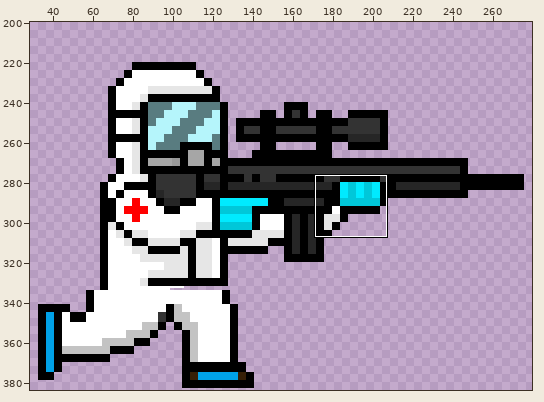
Edited in one commit: sprite sheet (Zombi Slayers/Assets/Resources/Arts/Player Characters/derrick_animation_frames/derrick_run1.png). The first picture is a wide view before the edit; the outline marks the close-up.
Close-up. Before the edit:
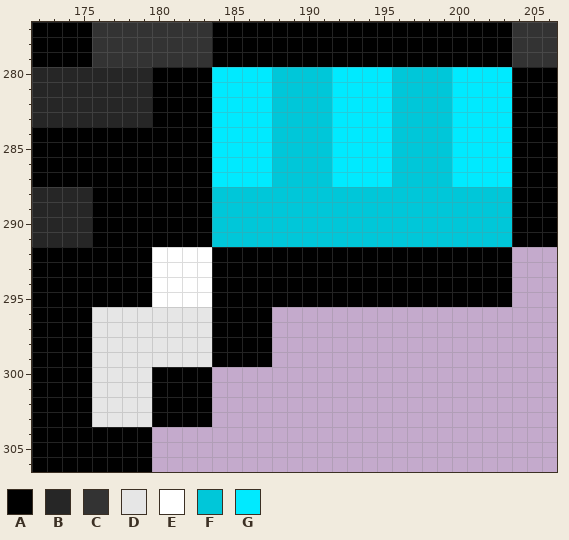
The file is 384x384 pixels. Colours within 5 levels of each other are drawn and written as one. Shown: x 172..206, y 277..306. The wide view leaves out empty margins. The commit also changed other parts of the picture, which this record leaves out.
Palette (. is transparent): A #000000  B #262626  C #333333  D #e6e6e6  E #ffffff  F #00c7d9  G #00eaff
Once edited:
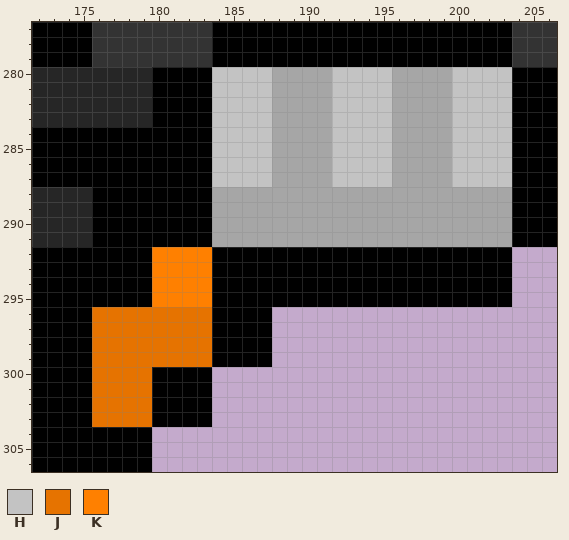
Colours new in this view: H #c3c3c3  J #e67300  K #ff8000
Edits made:
{"colour":"F","old":"#00c7d9","new":"#a6a6a6"}
{"y":280,"x":184,"old":"GGGG","new":"HHHH"}
{"y":280,"x":192,"old":"GGGG","new":"HHHH"}
{"y":280,"x":200,"old":"GGGG","new":"HHHH"}
{"y":281,"x":184,"old":"GGGG","new":"HHHH"}
{"y":281,"x":192,"old":"GGGG","new":"HHHH"}
{"y":281,"x":200,"old":"GGGG","new":"HHHH"}
{"y":282,"x":184,"old":"GGGG","new":"HHHH"}
{"y":282,"x":192,"old":"GGGG","new":"HHHH"}
{"y":282,"x":200,"old":"GGGG","new":"HHHH"}
{"y":283,"x":184,"old":"GGGG","new":"HHHH"}
{"y":283,"x":192,"old":"GGGG","new":"HHHH"}
{"y":283,"x":200,"old":"GGGG","new":"HHHH"}
{"y":284,"x":184,"old":"GGGG","new":"HHHH"}
{"y":284,"x":192,"old":"GGGG","new":"HHHH"}
{"y":284,"x":200,"old":"GGGG","new":"HHHH"}
{"y":285,"x":184,"old":"GGGG","new":"HHHH"}
{"y":285,"x":192,"old":"GGGG","new":"HHHH"}
{"y":285,"x":200,"old":"GGGG","new":"HHHH"}
{"y":286,"x":184,"old":"GGGG","new":"HHHH"}
{"y":286,"x":192,"old":"GGGG","new":"HHHH"}
{"y":286,"x":200,"old":"GGGG","new":"HHHH"}
{"y":287,"x":184,"old":"GGGG","new":"HHHH"}
{"y":287,"x":192,"old":"GGGG","new":"HHHH"}
{"y":287,"x":200,"old":"GGGG","new":"HHHH"}
{"y":292,"x":180,"old":"EEEE","new":"KKKK"}
{"y":293,"x":180,"old":"EEEE","new":"KKKK"}
{"y":294,"x":180,"old":"EEEE","new":"KKKK"}
{"y":295,"x":180,"old":"EEEE","new":"KKKK"}
{"y":296,"x":176,"old":"DDDDDDDD","new":"JJJJJJJJ"}
{"y":297,"x":176,"old":"DDDDDDDD","new":"JJJJJJJJ"}
{"y":298,"x":176,"old":"DDDDDDDD","new":"JJJJJJJJ"}
{"y":299,"x":176,"old":"DDDDDDDD","new":"JJJJJJJJ"}
{"y":300,"x":176,"old":"DDDD","new":"JJJJ"}
{"y":301,"x":176,"old":"DDDD","new":"JJJJ"}
{"y":302,"x":176,"old":"DDDD","new":"JJJJ"}
{"y":303,"x":176,"old":"DDDD","new":"JJJJ"}
